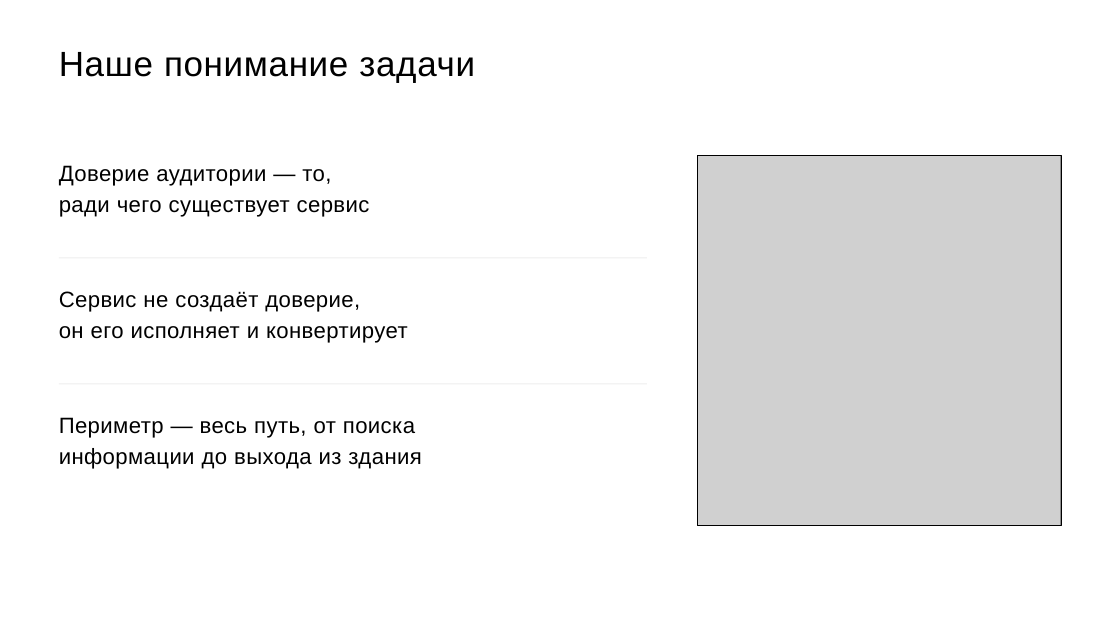
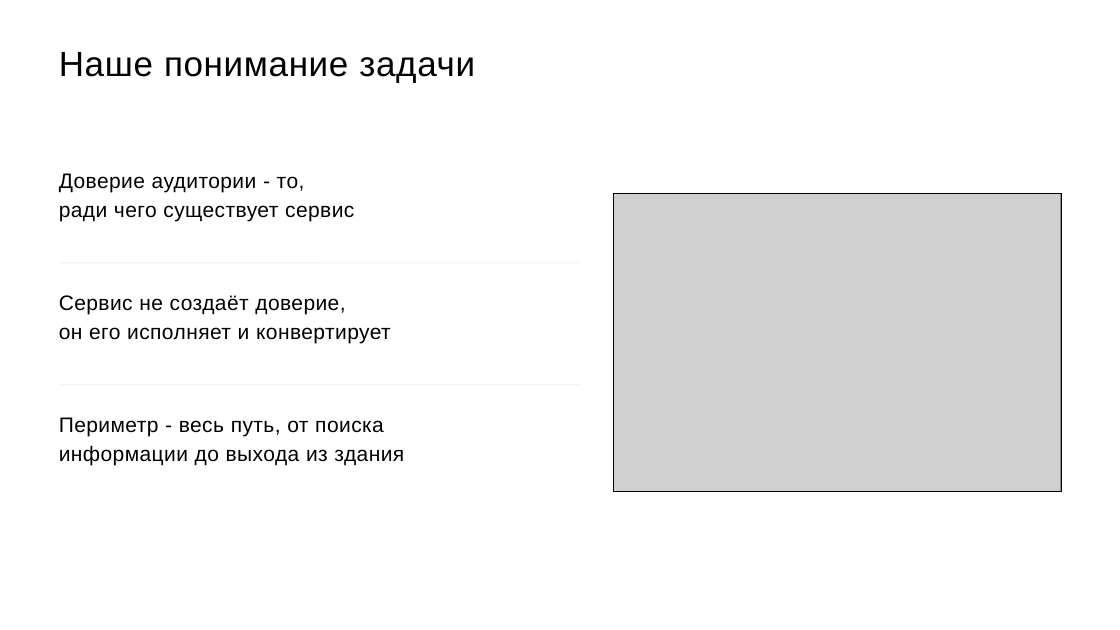
Before and after one commit to skrasin/ges-2, a slide deck: slide 2 of docs/strategy/ges2-service-cx-proposal.pptx. Drawn at 1120x630 pixels with LibreOffice and Linux fonts; fonts in the diff are those of the drawing; grey boxes stand for pictures. Boxes give left, top, right and bottom in pixels: in the first picture for what was removed or moved away, otherwise in the second. Text is boxed around its words. In the diff, an @@ line names an element or a change of style, - is before the commit and + after.

```diff
--- a/docs/strategy/ges2-service-cx-proposal.pptx
+++ b/docs/strategy/ges2-service-cx-proposal.pptx
@@ text at [59,173,305,193]: text changed; size 19 to 18 pt @@
-Доверие аудитории — то,
+Доверие аудитории - то,
@@ text "Доверие аудитории - то,": place and size @@
-text "Доверие аудитории - то," at [59,165,370,217]
+text "Доверие аудитории - то," at [59,173,354,222]
@@ text at [59,205,354,222]: size 19 to 18 pt in "ради чего существует сервис" @@
@@ rectangle: place and size @@
-rectangle at [697,155,1061,525]
+rectangle at [613,193,1061,492]
@@ picture: place and size @@
-picture at [697,155,1061,525]
+picture at [613,193,1061,492]
@@ line moved from (59, 258) - (647, 258) to (59, 263) - (580, 263) @@
@@ text "Сервис не создаёт доверие," at [59,295,391,343]: size 19 to 18 pt @@
@@ line moved from (59, 384) - (647, 384) to (59, 385) - (580, 385) @@
@@ text at [59,417,384,436]: text changed; size 19 to 18 pt @@
-Периметр — весь путь, от поиска
+Периметр - весь путь, от поиска
@@ text at [59,445,404,465]: size 19 to 18 pt in "информации до выхода из здания" @@
```
Also in this commit, not shown: 9 other slides changed, 1 slide removed, 8 other files.
